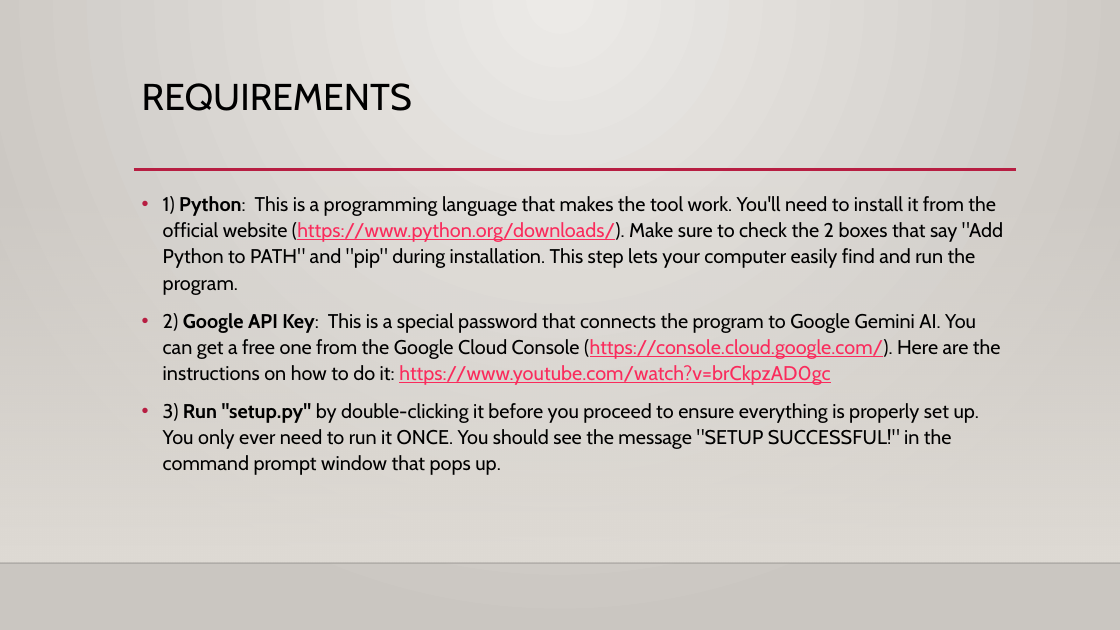
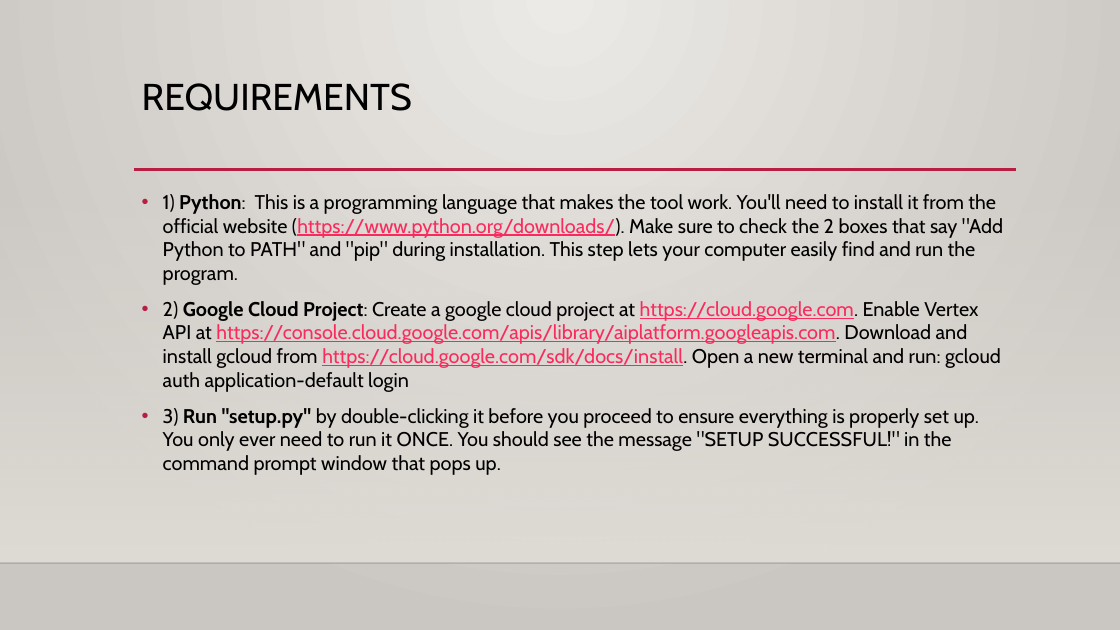
Before and after one commit to foodiemonster007/Korean-Novel-Glossary-Maker, a slide deck: slide 3 of READ ME.pptx. Drawn at 1120x630 pixels with LibreOffice and Linux fonts; fonts in the diff are those of the drawing; background and template pictures are left out. Boxes give left, top, right and bottom in pixels: in the first picture for what was removed or moved away, otherwise in the second. Text is boxed around its words. In the diff, an @@ line names an element or a change of style, - is before the commit and + after.

```diff
--- a/READ ME.pptx
+++ b/READ ME.pptx
@@ text at (163, 194, 1003, 475): line spacing 1.1 to 1 @@
@@ text at (163, 301, 1001, 392): text changed @@
-• 2) Google API Key: This is a special password that connects the program to Google Gemini AI. You can get a free one from the Google Cloud Console (https://console.cloud.google.com/). Here are the instructions on how to do it: https://www.youtube.com/watch?v=brCkpzAD0gc
+• 2) Google Cloud Project: Create a google cloud project at https://cloud.google.com. Enable Vertex API at https://console.cloud.google.com/apis/library/aiplatform.googleapis.com. Download and install gcloud from https://cloud.google.com/sdk/docs/install. Open a new terminal and run: gcloud auth application-default login
```
Also in this commit, not shown: 10 other files.
